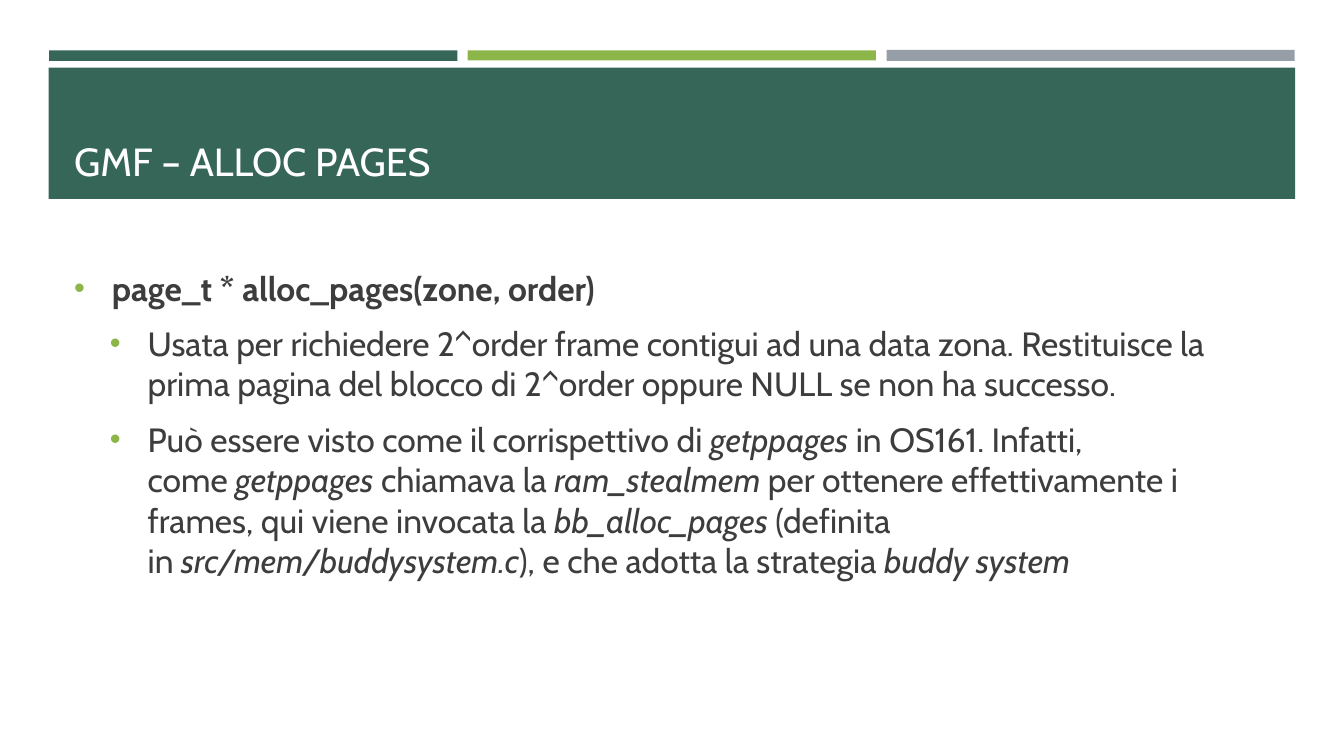
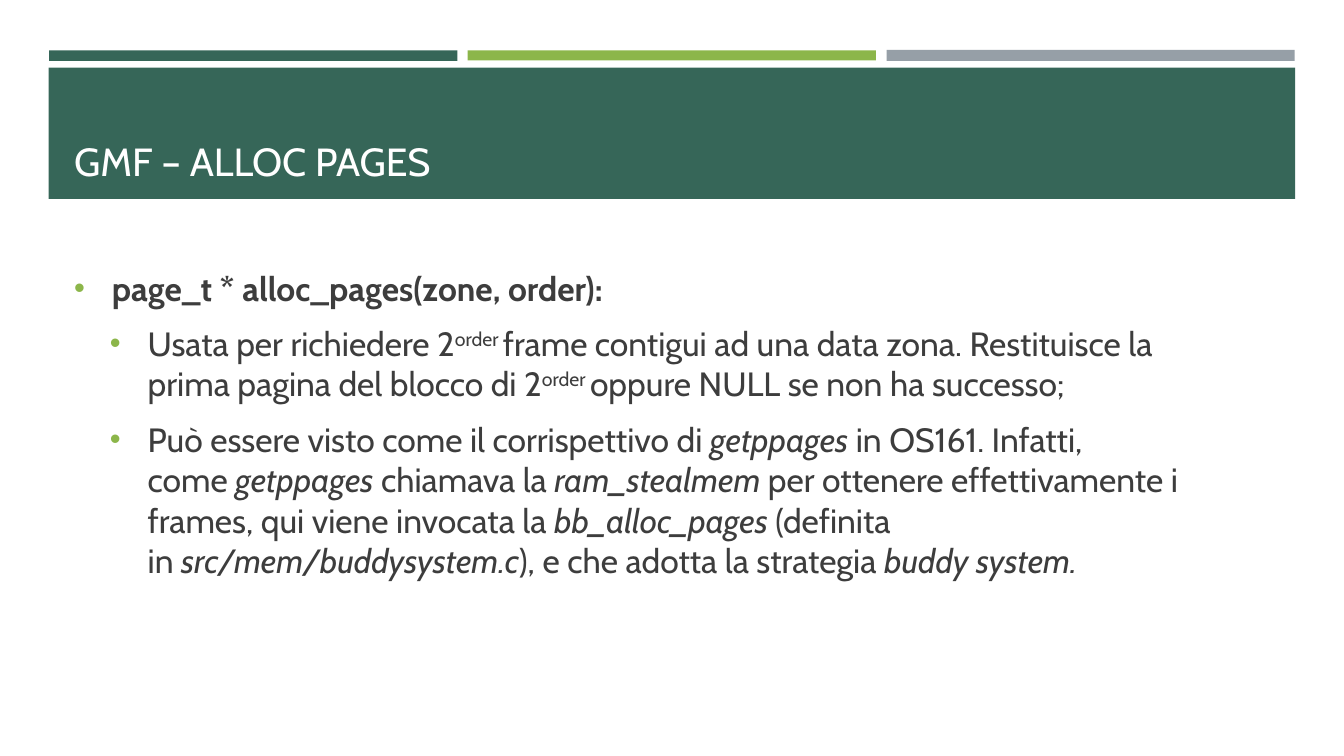
Before and after one commit to ProgrammazioneDiSistema2023-IA-ZZ/Group04, a slide deck: slide 15 of MentOS - Gestione Della Memoria.pptx. Drawn at 1344x756 pixels with LibreOffice and Linux fonts; fonts in the diff are those of the drawing. Boxes give left, top, right and bottom in pixels: in the first picture for what was removed or moved away, otherwise in the second. Text is boxed around its words. In the diff, an @@ line names an element or a change of style, - is before the commit and + after.

```diff
--- a/MentOS - Gestione Della Memoria.pptx
+++ b/MentOS - Gestione Della Memoria.pptx
@@ text at [112,276,1178,581]: text changed @@
-• page_t * alloc_pages(zone, order)
-  • Usata per richiedere 2^order frame contigui ad una data zona. Restituisce la prima pagina del blocco di 2^order oppure NULL se non ha successo.
-  • Può essere visto come il corrispettivo di getppages in OS161. Infatti, come getppages chiamava la ram_stealmem per ottenere effettivamente i frames, qui viene invocata la bb_alloc_pages (definita in src/mem/buddysystem.c), e che adotta la strategia buddy system
+• page_t * alloc_pages(zone, order):
+  • Usata per richiedere 2order frame contigui ad una data zona. Restituisce la prima pagina del blocco di 2order oppure NULL se non ha successo;
+  • Può essere visto come il corrispettivo di getppages in OS161. Infatti, come getppages chiamava la ram_stealmem per ottenere effettivamente i frames, qui viene invocata la bb_alloc_pages (definita in src/mem/buddysystem.c), e che adotta la strategia buddy system.
```
Also in this commit, not shown: 32 other slides changed, 9 other files.
